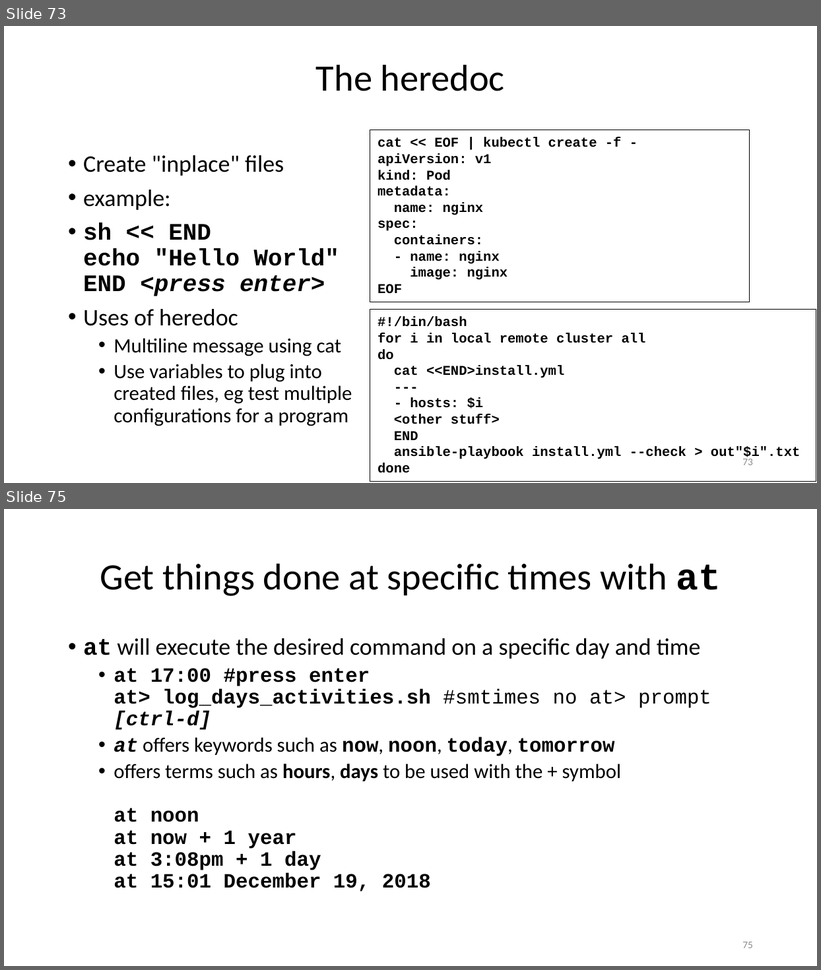
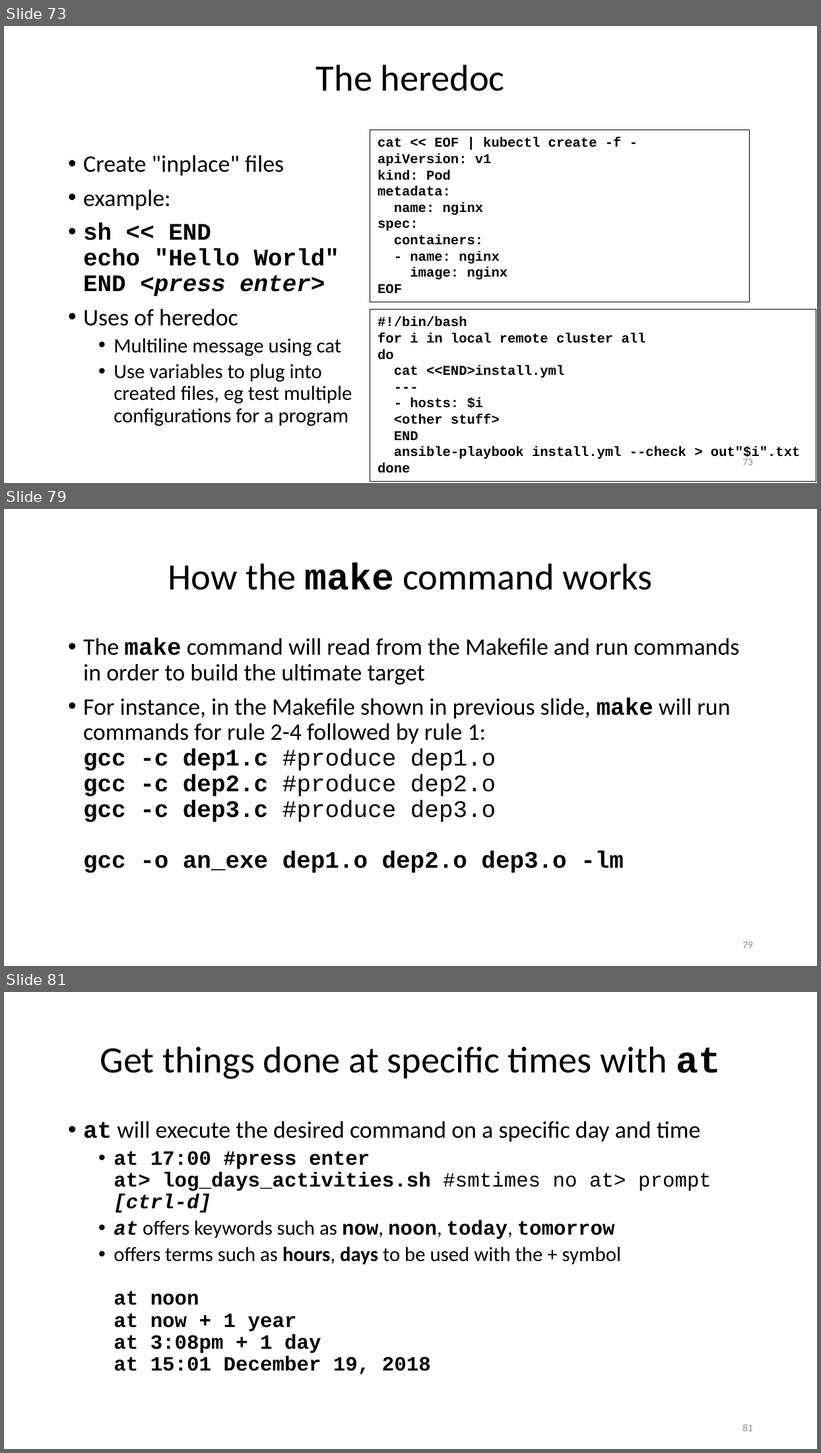
Before and after one commit to ketancmaheshwari/lisa19, a slide deck: lpt_LISA.pptx. Shown one above the other, each under a label of ours: slides 73 and 75 before the commit, slides 73, 79 and 81 after it; the slides between them are not shown. The pictures are 821x970 and 821x1453 pixels, drawn with LibreOffice and Linux fonts; fonts in the diff are those of the drawing. Boxes give left, top, right and bottom in pixels: in the first picture for what was removed or moved away, otherwise in the second. Text is boxed around its words. In the diff, an @@ line names an element or a change of style, - is before the commit and + after.

```diff
--- a/lpt_LISA.pptx
+++ b/lpt_LISA.pptx
@@ slide 79 added at [4,509,817,966], background #FFFFFF @@
@@ title added at [168,562,653,590], 33 pt, text #000000 @@
+How the make command works
@@ text added at [83,638,739,873], 21 pt, text #000000 @@
+• The make command will read from the Makefile and run commands in order to build the ultimate target
+• For instance, in the Makefile shown in previous slide, make will run commands for rule 2-4 followed by rule 1:
+  gcc -c dep1.c #produce dep1.o
+  gcc -c dep2.c #produce dep2.o
+  gcc -c dep3.c #produce dep3.o
+  gcc -o an_exe dep1.o dep2.o dep3.o -lm
@@ page number added at [743,942,753,949], 9 pt, text #8C8C8C @@
+79
@@ what was slide 75 is now slide 81 @@
@@ page number at [743,1424,753,1432]: text changed @@
-75
+81
```
Also in this commit, not shown: 3 slides changed, 5 other slides added, 1 other file.
